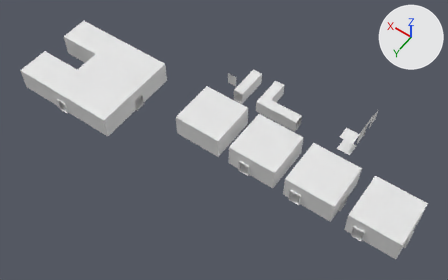
Two versions of the FBX model Assets/Game/meshes/prototype.fbx, one commit apart.
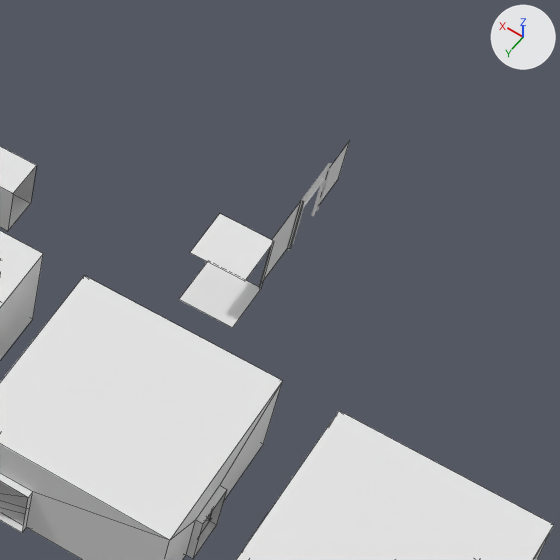
Each version is shown whole from a 50 mm camera at (-24.3, 43.4, 67.2) aimed at (6.5, 0.4, -0.5), then close up on the part from 65% to 96% of the width and 27% to 76% of the height. Every picture has the same lights, and +X, +Y and +Z are marked at upper right. The close-ups show mesh edges as thin lines. Where no turn or scale is listed for an object, it has been applied to the vertices.
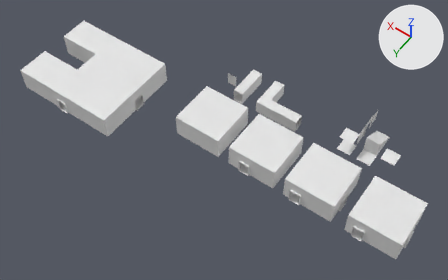
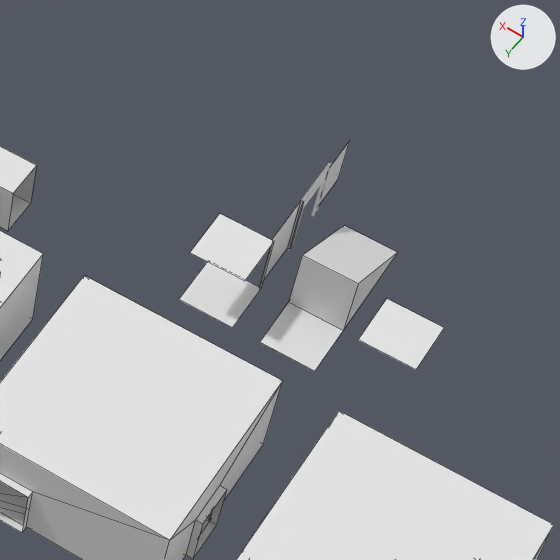
Changed parts and their boxes [x1, y1, x2, y2] in the close-ups (560 x 560 px):
'Plane.006', added
    after: [289, 226, 398, 330]
'Plane.005', added
    after: [358, 299, 444, 369]
'Plane.004', added
    after: [260, 302, 343, 371]

Edits to the bpy script that builds the scene:
```text
Add me_plane_006:
    me_plane_006.from_pydata([(-1.0, -2.0, 0.0), (1.0, -2.0, 0.0), (-1.0, 2.0, 2.5), (1.0, 2.0, 2.5), (-1.0, 2.0, 0.0), (1.0, 2.0, 0.0)], [], [(0, 1, 3, 2), (2, 3, 5, 4), (2, 4, 0), (3, 1, 5)])
Add me_plane_005:
    me_plane_005.from_pydata([(-1.0, 1.0, 2.5), (1.0, 1.0, 2.5), (-1.0, -1.0, 2.5), (1.0, -1.0, 2.5)], [], [(0, 1, 3, 2)])
Add me_plane_004:
    me_plane_004.from_pydata([(-1.0, -1.0, 0.0), (1.0, -1.0, 0.0), (-1.0, 1.0, 0.0), (1.0, 1.0, 0.0)], [], [(0, 1, 3, 2)])
Add ob_plane_006:
    ob_plane_006 = bpy.data.objects.new('Plane.006', me_plane_006)
    ob_plane_006.location = (-11.0, -11.0, 0.0)
Add ob_plane_005:
    ob_plane_005 = bpy.data.objects.new('Plane.005', me_plane_005)
    ob_plane_005.location = (-14.0, -8.0, 0.0)
Add ob_plane_004:
    ob_plane_004 = bpy.data.objects.new('Plane.004', me_plane_004)
    ob_plane_004.location = (-11.0, -8.0, 0.0)
```
